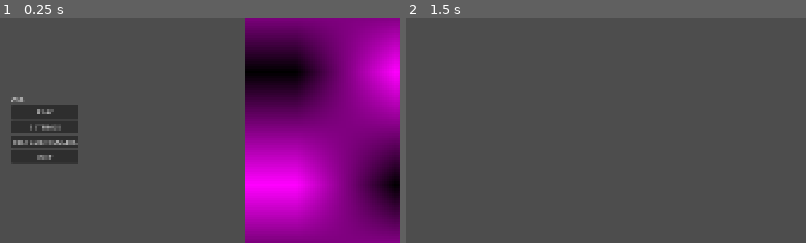
Above: before the commit, frames 1-2 (left to right).
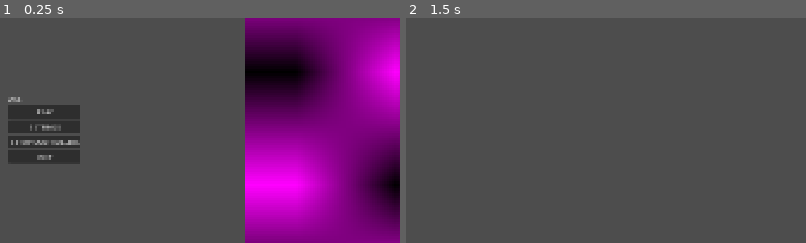
Above: after the commit, the same moments.

Repository: dogeMcdogeface/tower-game
Game: Godot game, scene res://ui_manager.tscn
Same seed, same stepped clock (60 frames per second), same inputs: the game is played once before the commit and once after it. Before the commit the project starts from res://view_manager.tscn. The engine's default icon, where the game draws it, is replaced by a stand-in: a white triangle on a blue panel in a dark square.
Inputs:
- Up to frame 1 (0.25 s): no input
- Up to frame 2 (1.5 s): click "TEST CONTROLLERS" (after the commit: "SETUP CONTROLLERS") at 0.5 s; click "A" at 1.25 s
The pictures show only the part of the screen within x 19-69%, y 26-76%; the shares and areas given below are measured in that part.

The runs differ from the first frame. In frame 1, 0.6% of the frame differs, in the area x 2-20%, y 35-65%; in frame 2, nothing differs.

Commit message:
implemented working multi user gameplay

Diff:
--- a/Globals/PlayerData.gd
+++ b/Globals/PlayerData.gd
@@ -13,9 +13,9 @@
 	pass # Replace with function body.
 
 # Called every frame. 'delta' is the elapsed time since the previous frame.
-func _process(delta: float) -> void:
-	if !Engine.get_frames_drawn() % 100:
-		print(players)
+#func _process(delta: float) -> void:
+#	if !Engine.get_frames_drawn() % 100:
+#		print(players)
 
 
 
--- a/blocks/block.gd
+++ b/blocks/block.gd
@@ -1,10 +1,14 @@
-extends RigidBody2D
+class_name Block extends RigidBody2D
+
+var assignedPlayer:Player
 
 var hasCollided = false
 var is_controlled =false
 
 # Called when the node enters the scene tree for the first time.
 func _ready() -> void:
+	if assignedPlayer:
+		modulate = assignedPlayer.color
 	pass
 
 
--- a/tower_builder.gd
+++ b/tower_builder.gd
@@ -1,6 +1,19 @@
 extends Node2D
 
-@export var targetInput = 0
+var _assignedPlayer: Player
+var targetInput = 0
+
+var assignedPlayer: Player:
+	set(value):
+		_assignedPlayer = value
+		if value:
+			targetInput = value.targetInput
+		else:
+			targetInput = null
+	get:
+		return _assignedPlayer
+
+
 
 var game_active = true
 
@@ -36,7 +49,8 @@
 	if(block_index >= GameDirector.current_block_list_length):
 		game_active = false
 		return
-	var block = (GameDirector.current_block_list[block_index]).instantiate()
+	var block:Block = (GameDirector.current_block_list[block_index]).instantiate()
+	block.assignedPlayer = assignedPlayer
 	block_index += 1
 	blockNode.add_child(block)
 	return block
--- a/view_manager.gd
+++ b/ui_manager.gd
@@ -41,9 +41,11 @@
 
 func ui_show_game_setup() -> void:
 	print("game begin")
-	var view = $views/view_tower_builder
-	show_view(view)
-
+	if(PlayerData.get_active_players_num() > 0):
+		var view = $views/view_tower_builder
+		show_view(view)
+	else:
+		ui_show_testControllers()
 
 
 func ui_show_settings() -> void:
--- a/view_manager.tscn
+++ b/ui_manager.tscn
@@ -1,28 +1,28 @@
 [gd_scene load_steps=8 format=3 uid="uid://cilcg2jxe23wn"]
 
-[ext_resource type="Script" uid="uid://bv1co4bayalau" path="res://view_manager.gd" id="1_oks7v"]
-[ext_resource type="PackedScene" uid="uid://dx66gtytendl0" path="res://view_tower_builder.tscn" id="2_bvfnh"]
-[ext_resource type="PackedScene" uid="uid://u13h80w1femx" path="res://views/menus/menu_main.tscn" id="3_bvfnh"]
-[ext_resource type="PackedScene" uid="uid://dwxf3aa4gdtyk" path="res://views/menus/menu_test_controllers.tscn" id="4_cyya4"]
-[ext_resource type="PackedScene" uid="uid://cy6j4hvbb7810" path="res://grid_container_player_icons.tscn" id="5_850fj"]
-[ext_resource type="Script" uid="uid://cpf40376fwyis" path="res://label_fps.gd" id="6_850fj"]
+[ext_resource type="Script" uid="uid://bv1co4bayalau" path="res://ui_manager.gd" id="1_clnnl"]
+[ext_resource type="PackedScene" uid="uid://dx66gtytendl0" path="res://view_tower_builder.tscn" id="2_2xo1s"]
+[ext_resource type="PackedScene" uid="uid://u13h80w1femx" path="res://views/menus/menu_main.tscn" id="3_12hd6"]
+[ext_resource type="PackedScene" uid="uid://dwxf3aa4gdtyk" path="res://views/menus/menu_test_controllers.tscn" id="4_h5nok"]
+[ext_resource type="PackedScene" uid="uid://cy6j4hvbb7810" path="res://grid_container_player_icons.tscn" id="5_lky65"]
+[ext_resource type="Script" uid="uid://cpf40376fwyis" path="res://label_fps.gd" id="6_dpaio"]
 
 [sub_resource type="LabelSettings" id="LabelSettings_g1dxm"]
 font_color = Color(1, 0, 1, 1)
 outline_size = 3
 outline_color = Color(0, 0, 0, 1)
 
-[node name="view_manager" type="Node"]
-script = ExtResource("1_oks7v")
+[node name="ui_manager" type="Node"]
+script = ExtResource("1_clnnl")
 
 [node name="views" type="Node" parent="."]
 
-[node name="view_tower_builder" parent="views" instance=ExtResource("2_bvfnh")]
+[node name="view_tower_builder" parent="views" instance=ExtResource("2_2xo1s")]
 process_mode = 4
 visible = false
 metadata/_edit_lock_ = true
 
-[node name="menu_main" parent="views" node_paths=PackedStringArray("ui_manager") instance=ExtResource("3_bvfnh")]
+[node name="menu_main" parent="views" node_paths=PackedStringArray("ui_manager") instance=ExtResource("3_12hd6")]
 visible = false
 ui_manager = NodePath("../..")
 
--- /dev/null
+++ b/view_tower_builder.gd
@@ -0,0 +1,44 @@
+extends Control
+
+
+# Called when the node enters the scene tree for the first time.
+func _ready() -> void:
+	#print("Children size ", get_children().size() )
+	while $GridContainer.get_children().size() < PlayerData.MAX_PLAYERS:
+		var newViewport = $GridContainer/Viewport_Tower_Builder.duplicate()
+		$GridContainer.add_child(newViewport)
+		push_warning("Using more players than intended. If something breaks look here (view_tower_builder)")
+	#print("Children size ", get_children().size() )
+	PlayerData.playerDataChanged.connect(_player_data_updated)
+	_player_data_updated()
+
+
+# Called every frame. 'delta' is the elapsed time since the previous frame.
+func _process(delta: float) -> void:
+	pass
+
+
+func _player_data_updated():
+	var playerNum =  PlayerData.get_active_players_num()
+	if playerNum == 0:
+		print("No players??")
+	else:
+		show_player_viewport(playerNum)
+
+
+func show_player_viewport(num):
+	$GridContainer.columns = num
+	var children = $GridContainer.get_children()
+	var player_list = PlayerData.players.values()
+
+	for i in children.size():
+		var child = children[i]
+
+		child.visible = i < num
+
+		if i < player_list.size():
+			child.process_mode = Node.PROCESS_MODE_INHERIT
+			child.get_node("SubViewport/tower_builder").assignedPlayer = player_list[i]
+		else:
+			child.process_mode = Node.PROCESS_MODE_DISABLED
+			child.get_node("SubViewport/tower_builder").assignedPlayer = null
--- a/view_tower_builder.tscn
+++ b/view_tower_builder.tscn
@@ -1,17 +1,9 @@
-[gd_scene load_steps=6 format=3 uid="uid://dx66gtytendl0"]
+[gd_scene load_steps=4 format=3 uid="uid://dx66gtytendl0"]
 
+[ext_resource type="Script" uid="uid://vglw3cnkgps4" path="res://view_tower_builder.gd" id="1_dk36c"]
 [ext_resource type="PackedScene" uid="uid://dkah6rykgvye0" path="res://viewport_tower_builder.tscn" id="1_dsvxy"]
 
 [sub_resource type="ViewportTexture" id="ViewportTexture_dsvxy"]
-viewport_path = NodePath("SubViewport")
-
-[sub_resource type="ViewportTexture" id="ViewportTexture_dk36c"]
-viewport_path = NodePath("SubViewport")
-
-[sub_resource type="ViewportTexture" id="ViewportTexture_hm2mt"]
-viewport_path = NodePath("SubViewport")
-
-[sub_resource type="ViewportTexture" id="ViewportTexture_bbmbd"]
 viewport_path = NodePath("SubViewport")
 
 [node name="view_tower_builder" type="Control"]
@@ -21,6 +13,7 @@
 anchor_bottom = 1.0
 grow_horizontal = 2
 grow_vertical = 2
+script = ExtResource("1_dk36c")
 
 [node name="GridContainer" type="GridContainer" parent="."]
 layout_mode = 1
@@ -29,7 +22,7 @@
 anchor_bottom = 1.0
 grow_horizontal = 2
 grow_vertical = 2
-columns = 4
+columns = 2
 
 [node name="Viewport_Tower_Builder" parent="GridContainer" instance=ExtResource("1_dsvxy")]
 layout_mode = 2
@@ -37,26 +30,12 @@
 
 [node name="Viewport_Tower_Builder2" parent="GridContainer" instance=ExtResource("1_dsvxy")]
 layout_mode = 2
-texture = SubResource("ViewportTexture_dk36c")
-
-[node name="tower_builder" parent="GridContainer/Viewport_Tower_Builder2/SubViewport" index="0"]
-targetInput = 1
+texture = SubResource("ViewportTexture_dsvxy")
 
 [node name="Viewport_Tower_Builder3" parent="GridContainer" instance=ExtResource("1_dsvxy")]
 layout_mode = 2
-texture = SubResource("ViewportTexture_hm2mt")
-
-[node name="tower_builder" parent="GridContainer/Viewport_Tower_Builder3/SubViewport" index="0"]
-targetInput = 5
+texture = SubResource("ViewportTexture_dsvxy")
 
 [node name="Viewport_Tower_Builder4" parent="GridContainer" instance=ExtResource("1_dsvxy")]
 layout_mode = 2
-texture = SubResource("ViewportTexture_bbmbd")
-
-[node name="tower_builder" parent="GridContainer/Viewport_Tower_Builder4/SubViewport" index="0"]
-targetInput = 5
-
-[editable path="GridContainer/Viewport_Tower_Builder"]
-[editable path="GridContainer/Viewport_Tower_Builder2"]
-[editable path="GridContainer/Viewport_Tower_Builder3"]
-[editable path="GridContainer/Viewport_Tower_Builder4"]
+texture = SubResource("ViewportTexture_dsvxy")
--- a/viewport_tower_builder.tscn
+++ b/viewport_tower_builder.tscn
@@ -9,7 +9,7 @@
 size_flags_horizontal = 3
 size_flags_vertical = 3
 texture = SubResource("ViewportTexture_dk36c")
-expand_mode = 4
+expand_mode = 3
 stretch_mode = 5
 
 [node name="SubViewport" type="SubViewport" parent="."]
--- a/views/menus/menu_main.tscn
+++ b/views/menus/menu_main.tscn
@@ -47,7 +47,7 @@
 
 [node name="Button_test_controllers" type="Button" parent="MarginContainer/HBoxContainer/CenterContainer/VBoxContainer"]
 layout_mode = 2
-text = "TEST CONTROLLERS"
+text = "SETUP CONTROLLERS"
 
 [node name="Button_quit" type="Button" parent="MarginContainer/HBoxContainer/CenterContainer/VBoxContainer"]
 layout_mode = 2
Not shown, changed: addons/detail_time_tracker/record.json
Renamed: view_manager.gd.uid -> ui_manager.gd.uid
Not shown: 2 places in ui_manager.tscn that only renumber resources
Not shown, added: view_tower_builder.gd.uid
